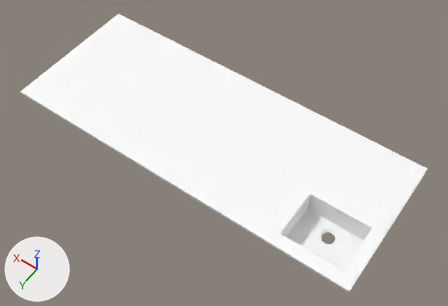
One commit to the FBX model Meshes/IslandSlabMESH/IslandSlabMESH.FBX: the scene before it, then after it.
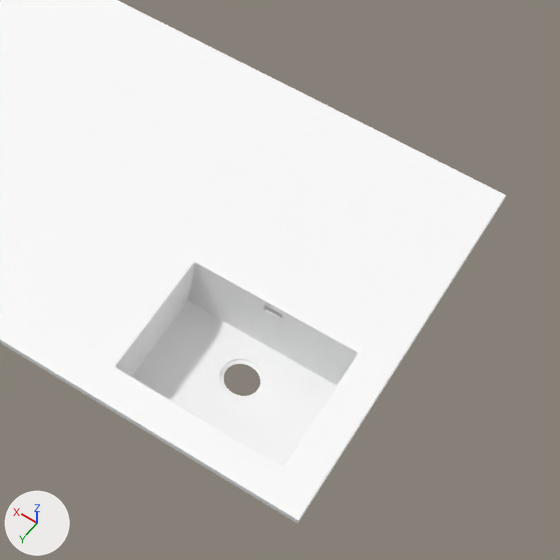
Each version is shown whole from a 50 mm lens placed at (-1.88, 2.49, 3.79), pointed at (-0.12, 0.03, -0.08), then close up on the part from 53% to 100% of the width and 31% to 100% of the height. Arrows for +X, +Y and +Z are at lower left; the lights stay in place. Where no turn or scale is listed for an object, it has been applied to the vertices.

In view in the first close-up: 'IslandSlabMESH'.
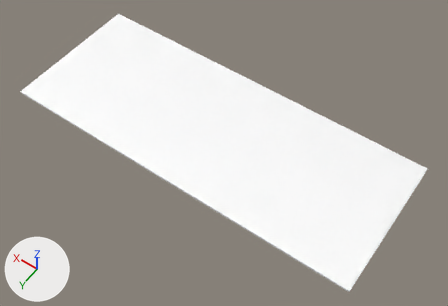
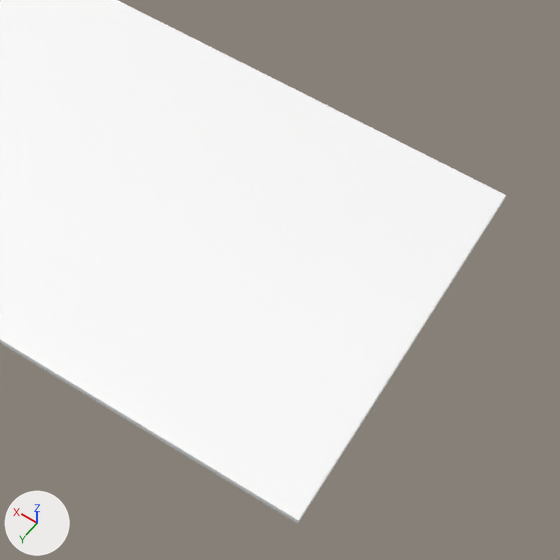
Location of each change, [x1, y1, x2, y2] in pixels of the close-ups (560 x 560 px):
'IslandSlabMESH', reshaped
    both: [0, 0, 506, 523]

The edits, one by one:
me_islandslabmesh is used by ob_islandslabmesh; location (0.0, 0.0, 0.0).
me_islandslabmesh had 5552 vertices, 10948 faces and spanned x -1.51..1.51, y -0.6..0.6, z -0.11..0.11.
me_islandslabmesh now has 324 vertices, 270 faces and spans x -1.51..1.51, y -0.6..0.6, z 0.09..0.11.
me_islandslabmesh part 1: the surface is now shaded smooth.
